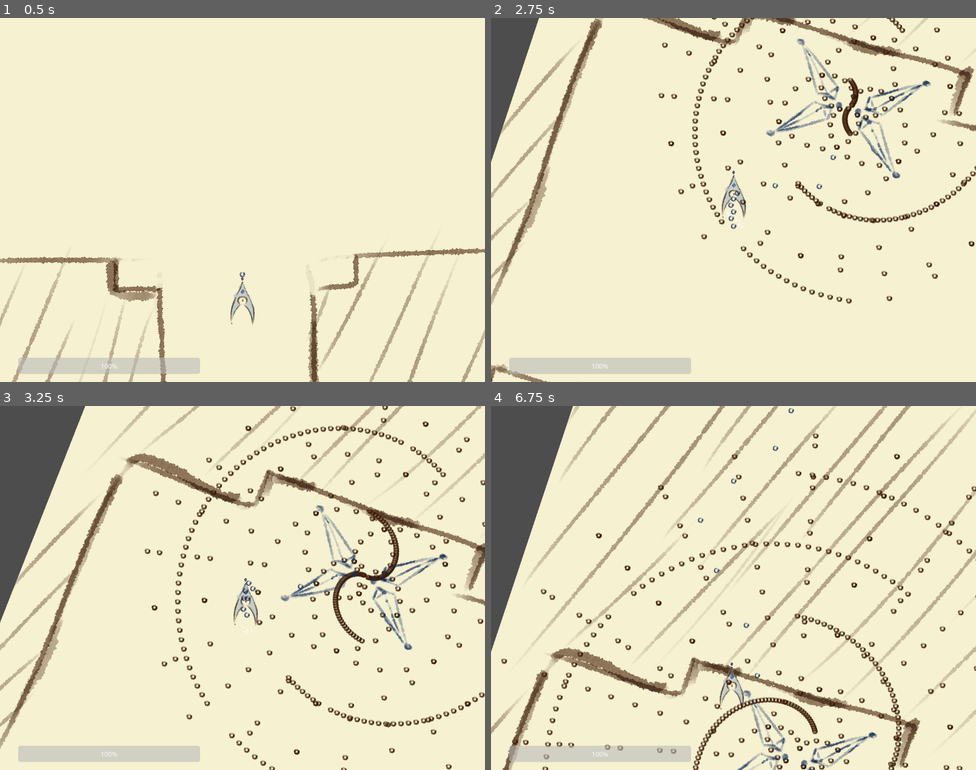
Above: before the commit, frames 1-4 (two rows, left to right).
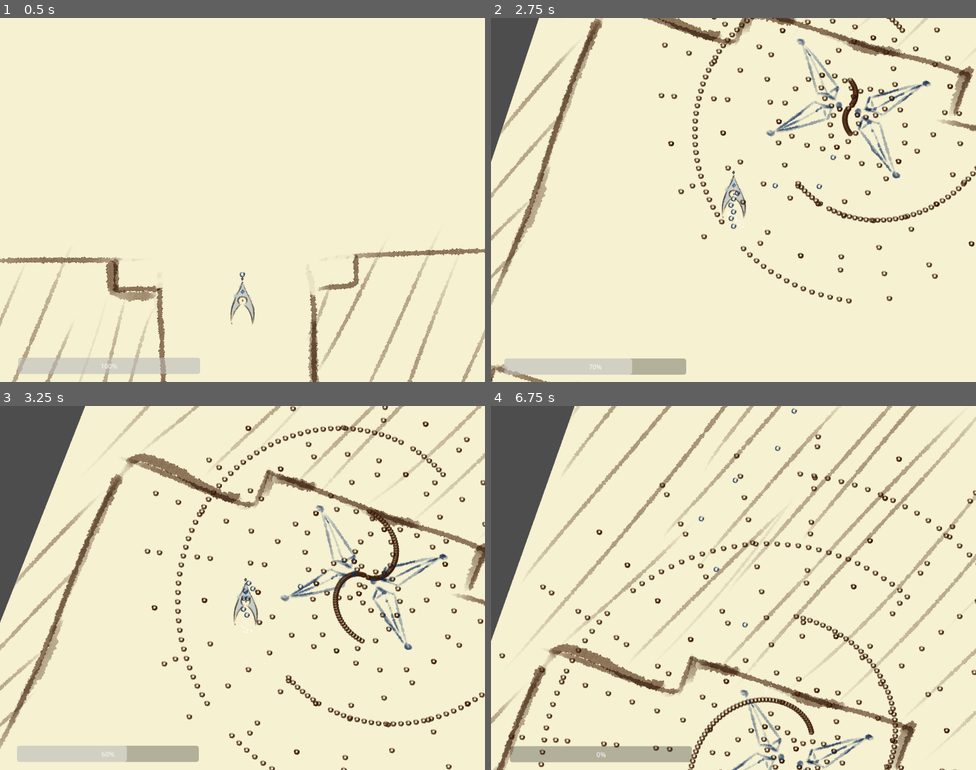
Above: after the commit, the same moments.

Repository: AustereTriceratops/BulletHellEngine
Game: Godot game, scene res://levels/level.tscn
Same seed, same stepped clock (60 frames per second), same inputs: the game is played once before the commit and once after it.
Inputs (mouse positions are in pixels of both pictures, inside the frame that each line leads up to):
- Up to frame 1 (0.5 s): no input
- Up to frame 2 (2.75 s): tap Enter at 0.5 s; move the mouse to (757, 200) at 0.52 s; hold Q (look_left) 0.53-1.28 s; hold W (player_up) from 0.53 s (still down); move the mouse to (709, 200) at 1.27 s; tap E (look_right) at 1.35 s; move the mouse to (743, 192) at 2.02 s; hold Shift (shift) from 2.03 s (still down)
- Up to frame 3 (3.25 s): keep holding W (player_up); move the mouse to (237, 595) at 2.77 s; release Shift (shift) at 2.78 s; tap Q (look_left) at 2.85 s
- Up to frame 4 (6.75 s): move the mouse to (767, 591) at 3.52 s; hold E (look_right) 3.53-4.28 s; move the mouse to (694, 584) at 4.27 s; tap Shift (shift) at 4.35 s; move the mouse to (738, 588) at 5.02 s; hold Q (look_left) 5.03-5.78 s; move the mouse to (714, 580) at 5.77 s; release W (player_up) at 5.78 s; hold D (player_right) 5.78-6.53 s; tap E (look_right) at 5.85 s; move the mouse to (757, 588) at 6.52 s; hold W (player_up) from 6.53 s (still down); hold Shift (shift) from 6.53 s (still down)

Frame 1 is identical in both runs. In frame 2, 0.7% of the frame differs, in the area x 2-42%, y 93-98%; in frame 3, 0.7%; in frame 4, 16%, in the area x 0-100%, y 0-100%.

Commit message:
changed playerCamera logic again

Diff:
--- a/levels/level.gd
+++ b/levels/level.gd
@@ -3,6 +3,7 @@
 @onready var pauseMenu = $UI.get_node('UIManager').get_node('PauseMenu')
 @export var enemyScene: PackedScene = preload("res://enemies/enemy.tscn")
 @export var playerScene: PackedScene = preload("res://player/Player.tscn")
+@export var playerCameraScene: PackedScene = preload("res://player/PlayerCamera.tscn")
 
 @onready var UIManager = $UI/UIManager
 
@@ -44,4 +45,8 @@
 	add_child(player)
 	player.initialize(Vector2(0, 570))
 
+	var playerCamera = playerCameraScene.instantiate()
+	add_child(playerCamera)
+	playerCamera.initialize(player)
+
 	player.damaged.connect(UIManager.player_damaged)
--- a/player/Player.tscn
+++ b/player/Player.tscn
@@ -1,9 +1,8 @@
-[gd_scene load_steps=6 format=3 uid="uid://gnsp8mu4u6ch"]
+[gd_scene load_steps=5 format=3 uid="uid://gnsp8mu4u6ch"]
 
 [ext_resource type="Script" path="res://player/player.gd" id="1_xof36"]
 [ext_resource type="PackedScene" uid="uid://cmkw6tmryhrua" path="res://bullets/PlayerBullet.tscn" id="2_u5p1p"]
 [ext_resource type="Texture2D" uid="uid://bpslfxbw2hffk" path="res://assets/ship_2.png" id="3_al6pb"]
-[ext_resource type="PackedScene" uid="uid://dlqarjxe5lqhn" path="res://player/PlayerCamera.tscn" id="4_xgf67"]
 
 [sub_resource type="CircleShape2D" id="CircleShape2D_kambq"]
 radius = 12.0
@@ -32,7 +31,5 @@
 scale = Vector2(1.5, 2.5)
 polygon = PackedVector2Array(0, -18, -16, 2.4, -18.6667, 21.2, 0, 1.6, 17.3333, 21.2, 17.3333, 3.2)
 
-[node name="PlayerCamera" parent="." instance=ExtResource("4_xgf67")]
-
 [connection signal="timeout" from="BulletSpawnTimer" to="." method="_on_bullet_spawn_timer_timeout"]
 [connection signal="body_entered" from="Hitbox" to="." method="_on_hitbox_body_entered"]
--- a/player/player.gd
+++ b/player/player.gd
@@ -1,8 +1,8 @@
 extends CharacterBody2D
 
 signal damaged(health)
-signal moved(position: Vector2)
-signal rotated(rotation: float)
+signal moved(pos: Vector2)
+signal rotated(angle: float)
 
 @export var bulletScene: PackedScene
 
@@ -10,12 +10,10 @@
 @onready var bulletNode = get_tree().get_root().get_node("Level/PlayerBullets")
 @onready var particlesNode = get_tree().get_root().get_node('Level/Particles')
 
-var cameraNode: Camera2D
-
 var speed = 250
 var health = 100
 var rotationSpeed = 0.5
-var invincible = true
+var invincible = false
 
 # ========================
 # ==== CUSTOM METHODS ====
--- a/player/playerCamera.gd
+++ b/player/playerCamera.gd
@@ -1,29 +1,35 @@
 # TODO: should possibly be a child of Player
 extends Camera2D
 
-@onready var playerNode = get_node('..')
+var playerNode
 var OFFSET_FROM_PLAYER = Vector2(0, -250)
 
 # ========================
 # ==== CUSTOM METHODS ====
 # ========================
 
-func player_rotated(playerRotation):
-	offset = OFFSET_FROM_PLAYER.rotated(playerRotation)
+func initialize(playerNode_):
+	playerNode = playerNode_
+	playerNode.moved.connect(update_position)
+	playerNode.rotated.connect(update_rotation)
 
-
-# ========================
-# ===== NODE METHODS =====
-# ========================
-
-func _ready():
-	playerNode.rotated.connect(player_rotated)
-
-	offset = OFFSET_FROM_PLAYER
-
-	position = playerNode.position
+	update_position(playerNode.position)
+	update_rotation(playerNode.rotation)
 
 	position_smoothing_enabled = true
 	position_smoothing_speed = 1.5
 
 	call_deferred("reset_smoothing")
+
+
+func update_position(position_):
+	position = position_
+
+
+func update_rotation(rotation_):
+	offset = OFFSET_FROM_PLAYER.rotated(rotation_)
+	rotation = rotation_
+
+# ========================
+# ===== NODE METHODS =====
+# ========================
